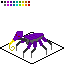
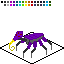
Layer changes from the first 64 × 64 image to the second:
painted on "colors" over (4, 1, 51, 6)
